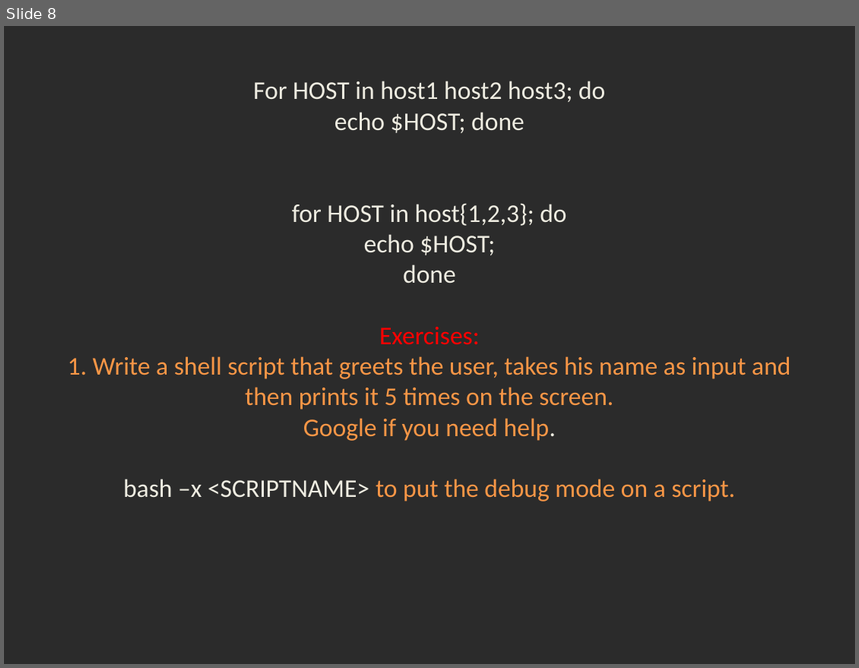
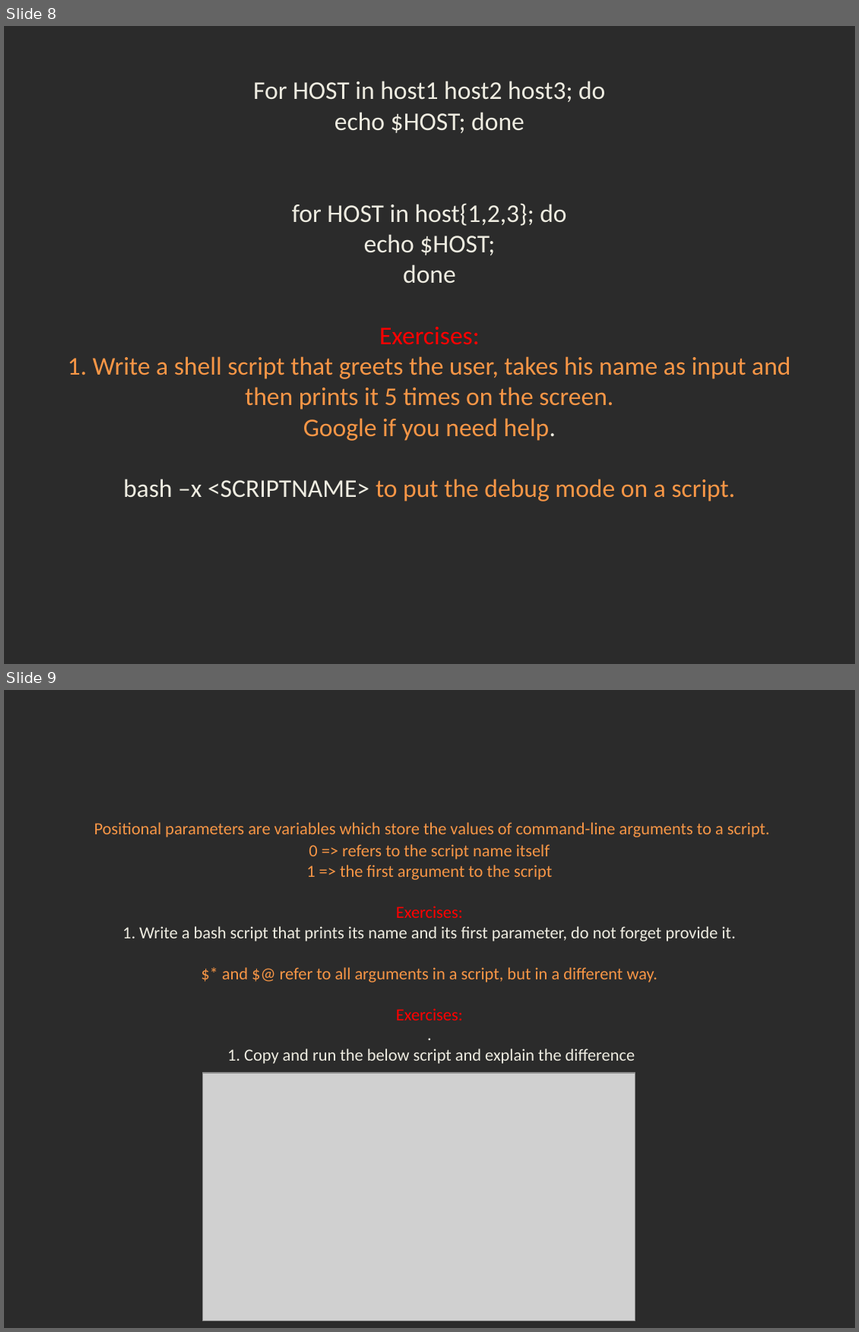
Before and after one commit to Academy-Soft-Intellect/Linux-Course, a slide deck: 15.BashScripting/15-Bash_Scripting.pptx. Shown one above the other, each under a label of ours: slide 8 before the commit, slides 8 and 9 after it. The pictures are 859x668 and 859x1332 pixels, drawn with LibreOffice and Linux fonts; fonts in the diff are those of the drawing; grey boxes stand for pictures; background and template pictures are left out; a plain dark background stands for a picture behind light text. Boxes give left, top, right and bottom in pixels: in the first picture for what was removed or moved away, otherwise in the second. Text is boxed around its words. In the diff, an @@ line names an element or a change of style, - is before the commit and + after.

Commit message:
Bash, adding referencing script arguments.

```diff
--- a/15.BashScripting/15-Bash_Scripting.pptx
+++ b/15.BashScripting/15-Bash_Scripting.pptx
@@ slide 9 added at bbox=[4, 690, 855, 1328], background picture (left out) @@
@@ title added at bbox=[94, 822, 770, 1064], 14.4 pt, text #F79646 @@
+Positional parameters are variables which store the values of command-line arguments to a script.
+0 => refers to the script name itself
+1 => the first argument to the script
+Exercises:
+1. Write a bash script that prints its name and its first parameter, do not forget provide it.
+$* and $@ refer to all arguments in a script, but in a different way.
+Exercises:
+.
+1. Copy and run the below script and explain the difference
@@ picture added at bbox=[202, 1073, 635, 1322] @@
```
Also in this commit, not shown: 1 other file.
